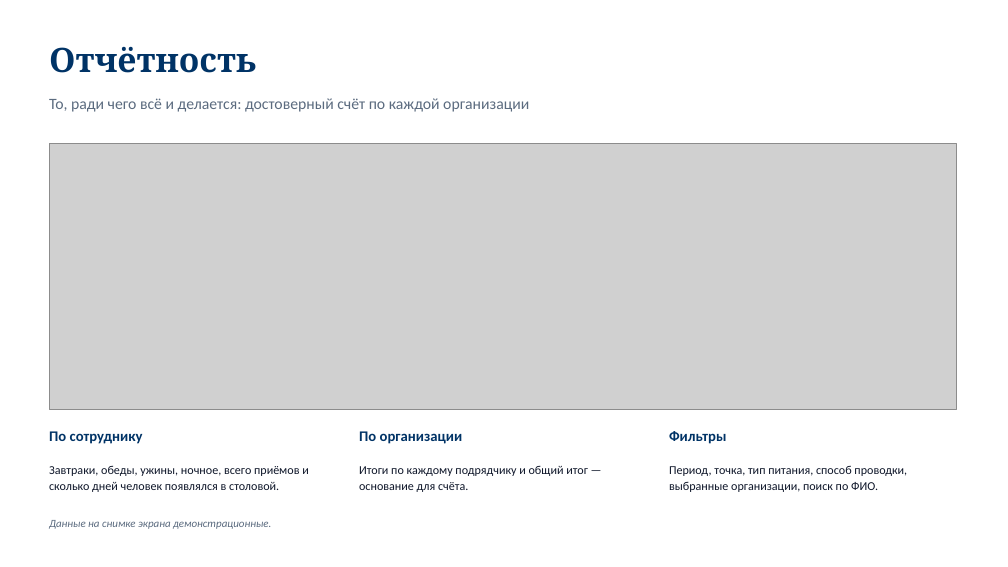
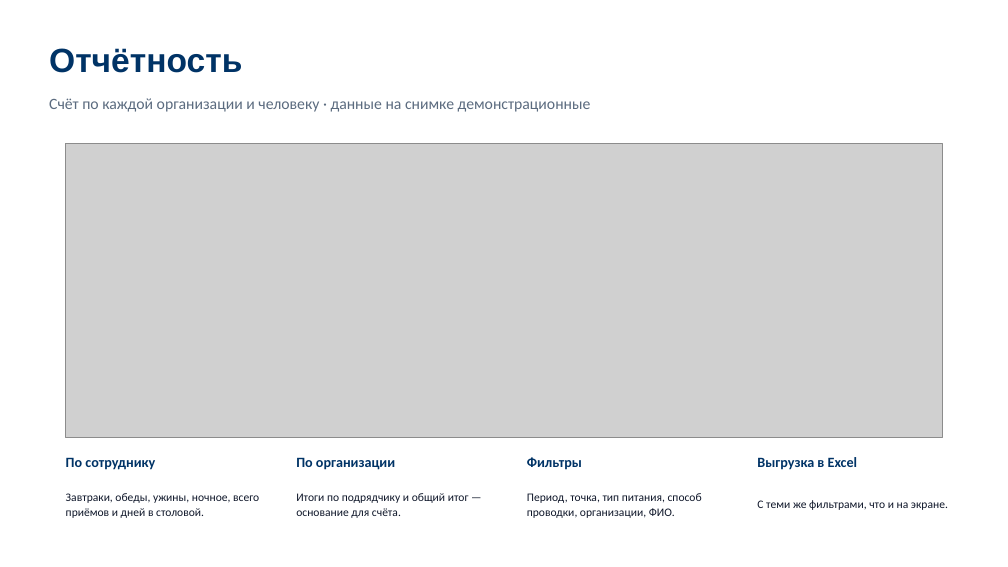
Before and after one commit to eugeny32/severfoods, a slide deck: slide 14 of presentation/SeverFoods-presentation.pptx. Drawn at 1008x567 pixels with LibreOffice and Linux fonts; fonts in the diff are those of the drawing; grey boxes stand for pictures. Boxes give left, top, right and bottom in pixels: in the first picture for what was removed or moved away, otherwise in the second. Text is boxed around its words. In the diff, an @@ line names an element or a change of style, - is before the commit and + after.

```diff
--- a/presentation/SeverFoods-presentation.pptx
+++ b/presentation/SeverFoods-presentation.pptx
@@ text "Отчётность" at (49,48,242,73): font Cambria to Arial @@
@@ text at (49,98,591,112): text changed @@
-То, ради чего всё и делается: достоверный счёт по каждой организации
+Счёт по каждой организации и человеку · данные на снимке демонстрационные
@@ picture: place and size @@
-picture at (49,144,957,410)
+picture at (66,144,943,437)
@@ text "По сотруднику": place and size @@
-text "По сотруднику" at (49,431,143,444)
+text "По сотруднику" at (66,457,155,470)
@@ text "По организации": place and size @@
-text "По организации" at (359,431,463,444)
+text "По организации" at (296,457,395,470)
@@ size 14 to 13.5 pt in 3 elements at (66,457,155,470), (296,457,395,470), (527,457,582,470) @@
@@ text "Фильтры": place and size @@
-text "Фильтры" at (669,431,726,444)
+text "Фильтры" at (527,457,582,470)
@@ text added at (757,457,858,470), 13.5 pt, text #003366, bold @@
+Выгрузка в Excel
@@ text at (66,493,259,518): text changed; size 11.5 to 11 pt @@
-Завтраки, обеды, ужины, ночное, всего приёмов и сколько дней человек появлялся в столовой.
+Завтраки, обеды, ужины, ночное, всего приёмов и дней в столовой.
@@ text at (296,493,469,518): text changed; size 11.5 to 11 pt @@
-Итоги по каждому подрядчику и общий итог — основание для счёта.
+Итоги по подрядчику и общий итог — основание для счёта.
@@ text at (527,493,702,518): text changed; size 11.5 to 11 pt @@
-Период, точка, тип питания, способ проводки, выбранные организации, поиск по ФИО.
+Период, точка, тип питания, способ проводки, организации, ФИО.
@@ text added at (757,500,948,510), 11 pt, text #0F172A @@
+С теми же фильтрами, что и на экране.
@@ text removed at (49,520,271,529) @@
-Данные на снимке экрана демонстрационные.
```
Also in this commit, not shown: 23 other slides changed, 5 other files.
